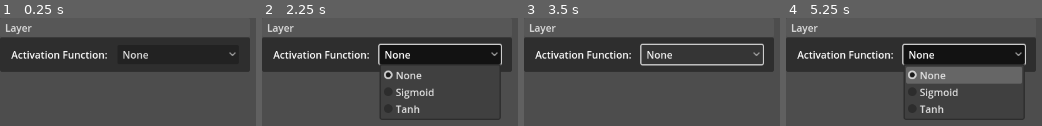
Above: before the commit, frames 1-4 (left to right).
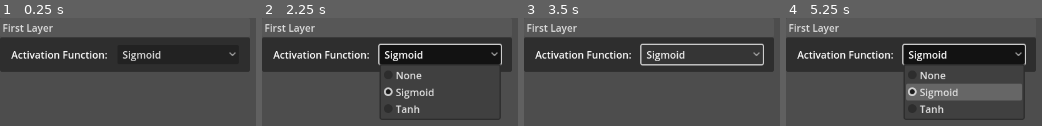
Above: after the commit, the same moments.

Repository: maktoobgar/neural_network
Game: Godot game, scene res://scenes/layer.tscn
The game is run twice, just before and just after one commit, with the same random seed, the same clock (stepped at 60 frames per second) and the same inputs. This scene is started directly instead of the project's main scene.
Inputs (mouse positions are in pixels of both pictures, inside the frame that each line leads up to):
- Up to frame 1 (0.25 s): no input
- Up to frame 2 (2.25 s): click (441, 54) at 0.5 s, where only the run before the commit has a clickable "None"; click (441, 54) at 1.25 s, where only the run after the commit has a clickable "Sigmoid"; click (441, 54) at 2 s, where only the run before the commit has a clickable "None"
- Up to frame 3 (3.5 s): click (703, 54) at 2.75 s, where only the run after the commit has a clickable "Sigmoid"
- Up to frame 4 (5.25 s): click (965, 54) at 3.5 s, where only the run before the commit has a clickable "None"; click (965, 54) at 4.25 s, where only the run after the commit has a clickable "Sigmoid"; tap Enter at 5 s

The runs differ from the first frame. In frame 1, 1.5% of the frame differs, in the area x 1-63%, y 5-40%; in frame 2, 1.9%; in frame 3, 1.5%; in frame 4, 14%, in the area x 1-93%, y 5-76%.

Commit message:
🎉 feat: input and output layers added

Diff:
--- a/scenes/global.gd
+++ b/scenes/global.gd
@@ -1,6 +1,7 @@
 @tool
 extends Node
 
+enum LayerType {NeuronsInput, NeuronsOutput, Neurons}
 var layers = {
 	0: "",
 	1: "First",
@@ -34,14 +35,24 @@
 
 func get_layer_name(num) -> String:
 	if num > 99:
-		return "Invalid number"
+		return "Invalid Number"
 	if num > 20:
-		return (layers.get((num/10)*10, "Invalid number") + " " + layers.get(num%10, "Invalid number") + " Layer").replace("  ", " ")
-	return layers.get(num, "Invalid number") + " Layer"
+		return (layers.get((num/10)*10, "Invalid Number") + " " + layers.get(num%10, "Invalid Number") + " Layer").replace("  ", " ")
+	return layers.get(num, "Invalid Number") + " Layer"
 
-func get_neuron_name(num) -> String:
+func get_input_output_layer_name(type: LayerType) -> String:
+	return LayerType.keys()[type].replace("Neurons", "") + " Layer"
+
+func get_input_output_name(num: int) -> String:
+	if num > 99:
+		return "99+"
+	if num > 20:
+		return (layers.get((num/10)*10, "Invalid Number") + " " + layers.get(num%10, "Invalid Number")).replace("  ", " ")
+	return layers.get(num, "Invalid Number")
+
+func get_neuron_name(num: int) -> String:
 	if num > 99:
 		return "99+ Neuron"
 	if num > 20:
-		return (layers.get((num/10)*10, "Invalid number") + " " + layers.get(num%10, "Invalid number") + " Neuron").replace("  ", " ")
-	return layers.get(num, "Invalid number") + " Neuron"
+		return (layers.get((num/10)*10, "Invalid Number") + " " + layers.get(num%10, "Invalid Number") + " Neuron").replace("  ", " ")
+	return layers.get(num, "Invalid Number") + " Neuron"
--- a/scenes/input.gd
+++ b/scenes/input_control.gd
@@ -3,6 +3,7 @@
 
 class_name InputControl
 
+@export var value: String = "" : set = _set_value, get = _get_value
 @export var text: String = "" : set = _set_text, get = _get_text
 @export var options: Array[String] = []
 @export var with_label: bool = true : set = _set_with_label, get = _get_with_label
@@ -16,7 +17,6 @@
 @export var force_max: bool = false
 @export_enum("Text", "OptionButton") var input_type: String = "Text" : set = _set_type, get = _get_type
 
-var value: String = "" : set = _set_value, get = _get_value
 var input: Control = null
 
 signal text_changed(inputControl: InputControl)
@@ -38,7 +38,14 @@
 		_make_current_input(optionButton)
 		optionButton.item_selected.connect(_item_selected)
 		if initial_value != "":
-			optionButton.selected = int(initial_value)
+			if initial_value.is_valid_int():
+				input.selected = int(initial_value)
+			else:
+				for i in range(len(options)):
+					if options[i] == initial_value:
+						input.selected = i
+		else:
+			input.selected = -1
 
 func _ready() -> void:
 	create_input_control(input_type)
@@ -71,7 +78,7 @@
 	return with_label
 
 func _set_editable(value: bool) -> void:
-	if !input:
+	if !self.is_node_ready():
 		await self.ready
 	if input_type == "OptionButton":
 		input.disabled = !value
@@ -86,8 +93,19 @@
 	return false
 
 func _set_value(value: String) -> void:
+	if !self.is_node_ready():
+		await self.ready
 	if input_type == "Text":
 		input.text = value
+	if input_type == "OptionButton":
+		if value == "":
+			input.selected = 0
+		if value.is_valid_int():
+			input.selected = int(value)
+		else:
+			for i in range(len(options)):
+				if options[i] == value:
+					input.selected = i
 
 func _get_value() -> String:
 	if input_type == "Text":
--- a/scenes/input.tscn
+++ b/scenes/input_control.tscn
@@ -1,12 +1,12 @@
 [gd_scene load_steps=2 format=3 uid="uid://hv6abr45mo66"]
 
-[ext_resource type="Script" path="res://scenes/input.gd" id="1_s3hrh"]
+[ext_resource type="Script" path="res://scenes/input_control.gd" id="1_j2sb5"]
 
 [node name="Input" type="HBoxContainer"]
 offset_right = 267.0
 offset_bottom = 23.0
 theme_override_constants/separation = 10
-script = ExtResource("1_s3hrh")
+script = ExtResource("1_j2sb5")
 editable = true
 
 [node name="Label" type="Label" parent="."]
--- /dev/null
+++ b/scenes/input_output.gd
@@ -0,0 +1,22 @@
+@tool
+extends GraphNode
+
+class_name InputOutput
+
+var id: int: set = _set_id, get = _get_id
+var value: float: set = _set_value, get = _get_value
+
+func _set_id(value: int) -> void:
+	self.title = Global.get_input_output_name(value + 1)
+	id = value
+
+func _get_id() -> int:
+	return id
+
+func _set_value(value: float) -> void:
+	if !self.is_node_ready():
+		await self.ready
+	%Value.text = value
+
+func _get_value() -> float:
+	return float(%Value.text)
--- /dev/null
+++ b/scenes/input_output.tscn
@@ -0,0 +1,29 @@
+[gd_scene load_steps=3 format=3 uid="uid://b52mxyix8ftrk"]
+
+[ext_resource type="Script" path="res://scenes/input_output.gd" id="1_8wokr"]
+[ext_resource type="PackedScene" uid="uid://hv6abr45mo66" path="res://scenes/input_control.tscn" id="2_8ib15"]
+
+[node name="InputOutput" type="GraphNode"]
+slot/0/left_enabled = false
+slot/0/left_type = 0
+slot/0/left_color = Color(1, 1, 1, 1)
+slot/0/left_icon = null
+slot/0/right_enabled = false
+slot/0/right_type = 0
+slot/0/right_color = Color(1, 1, 1, 1)
+slot/0/right_icon = null
+slot/0/draw_stylebox = true
+script = ExtResource("1_8wokr")
+
+[node name="ValuesContainer" type="VBoxContainer" parent="."]
+unique_name_in_owner = true
+layout_mode = 2
+size_flags_vertical = 3
+theme_override_constants/separation = 10
+
+[node name="Value" parent="ValuesContainer" instance=ExtResource("2_8ib15")]
+unique_name_in_owner = true
+layout_mode = 2
+value = "0"
+text = "Value:"
+force_float = true
--- /dev/null
+++ b/scenes/input_output_layer.gd
@@ -0,0 +1,51 @@
+@tool
+extends GraphNode
+
+class_name InputOutputLayer
+
+@export var layer_type: Global.LayerType = 0: get = _get_layer_type, set = _set_layer_type
+@export var inputs_outputs_count: int = 0: get = _get_inputs_outputs_count, set = _set_inputs_outputs_count
+
+var inputs_outputs: Array[InputOutput] = []
+
+func _get_layer_type() -> Global.LayerType:
+	return layer_type
+
+func _set_layer_type(value: Global.LayerType) -> void:
+	for i in range(self.get_child_count()):
+		self.get_child(i).set_meta("layer_type", value)
+		if value == Global.LayerType.NeuronsInput:
+			self.set_slot(i, false, 0, Color("#2b9900"), true, 0, Color("#00a7ec"))
+		elif value == Global.LayerType.NeuronsOutput:
+			self.set_slot(i, true, 0, Color("#2b9900"), false, 0, Color("#00a7ec"))
+	self.title = Global.get_input_output_layer_name(value)
+	layer_type = value
+
+func _get_inputs_outputs_count() -> int:
+	return inputs_outputs_count
+
+func _set_inputs_outputs_count(value: int) -> void:
+	if !self.is_node_ready():
+		await self.ready
+	value = max(value, 0)
+	var children_count = self.get_child_count() - 1
+	for i in range(value):
+		if children_count >= i:
+			continue
+		var input_output: InputOutput = SceneManager.create_scene_instance("input_output")
+		inputs_outputs.append(input_output)
+		input_output.set_meta("layer_type", layer_type)
+		input_output.id = i
+		if layer_type == Global.LayerType.NeuronsInput:
+			self.set_slot(i, false, 0, Color("#2b9900"), true, 0, Color("#00a7ec"))
+		elif layer_type == Global.LayerType.NeuronsOutput:
+			self.set_slot(i, true, 0, Color("#2b9900"), false, 0, Color("#00a7ec"))
+		self.add_child(input_output)
+
+	var difference = self.get_child_count() - value
+	for i in range(difference):
+		inputs_outputs.pop_back().queue_free()
+	inputs_outputs_count = value
+
+func _ready():
+	self.title = Global.get_input_output_layer_name(layer_type)
--- /dev/null
+++ b/scenes/input_output_layer.tscn
@@ -0,0 +1,37 @@
+[gd_scene load_steps=2 format=3 uid="uid://ci7psxy71v02s"]
+
+[ext_resource type="Script" path="res://scenes/input_output_layer.gd" id="1_tqx1j"]
+
+[node name="InputOutputLayer" type="GraphNode"]
+theme_override_constants/separation = 15
+title = "Output Layer"
+slot/0/left_enabled = true
+slot/0/left_type = 0
+slot/0/left_color = Color(0.168627, 0.6, 0, 1)
+slot/0/left_icon = null
+slot/0/right_enabled = false
+slot/0/right_type = 0
+slot/0/right_color = Color(0, 0.654902, 0.92549, 1)
+slot/0/right_icon = null
+slot/0/draw_stylebox = true
+slot/1/left_enabled = true
+slot/1/left_type = 0
+slot/1/left_color = Color(0.168627, 0.6, 0, 1)
+slot/1/left_icon = null
+slot/1/right_enabled = false
+slot/1/right_type = 0
+slot/1/right_color = Color(0, 0.654902, 0.92549, 1)
+slot/1/right_icon = null
+slot/1/draw_stylebox = true
+slot/2/left_enabled = true
+slot/2/left_type = 0
+slot/2/left_color = Color(0.168627, 0.6, 0, 1)
+slot/2/left_icon = null
+slot/2/right_enabled = false
+slot/2/right_type = 0
+slot/2/right_color = Color(0, 0.654902, 0.92549, 1)
+slot/2/right_icon = null
+slot/2/draw_stylebox = true
+script = ExtResource("1_tqx1j")
+layer_type = 1
+inputs_outputs_count = 3
--- a/scenes/layer.gd
+++ b/scenes/layer.gd
@@ -1,7 +1,7 @@
 @tool
 extends GraphNode
 
-@export var layer_number: int: get = _get_layer_number, set = _set_layer_number
+@export var layer_number: int = 1: get = _get_layer_number, set = _set_layer_number
 @export var neurons_count: int: get = _get_neurons_count, set = _set_neurons_count
 
 var neurons: Array[Neuron] = []
@@ -10,6 +10,8 @@
 	return layer_number
 
 func _set_layer_number(value: int) -> void:
+	if !self.is_node_ready():
+		await self.ready
 	self.title = Global.get_layer_name(value)
 	layer_number = value
 
@@ -17,6 +19,8 @@
 	return neurons_count
 
 func _set_neurons_count(value: int) -> void:
+	if !self.is_node_ready():
+		await self.ready
 	value = max(value, 0)
 	var children_count = max(self.get_child_count() - 2, -1)
 	for i in range(value):
@@ -24,8 +28,10 @@
 			continue
 		var neuron: Neuron = SceneManager.create_scene_instance("neuron")
 		neurons.append(neuron)
-		neuron.set_meta("layer", layer_number)
+		neuron.set_meta("layer_number", layer_number)
+		neuron.set_meta("layer_type", Global.LayerType.Neurons)
 		neuron.id = i
+		neuron.activation_function = %ActivationFunction.value
 		self.set_slot(i + 1, true, 0, Color("#2b9900"), true, 0, Color("#00a7ec"))
 		self.add_child(neuron)
 
@@ -36,3 +42,10 @@
 
 func _ready():
 	self.title = Global.get_layer_name(layer_number)
+
+func _on_activation_function_item_selected(inputControl: InputControl):
+	for i in range(self.get_child_count()):
+		if i == 0:
+			continue
+		var neuron: Neuron = self.get_child(i)
+		neuron.activation_function = inputControl.value
--- a/scenes/layer.tscn
+++ b/scenes/layer.tscn
@@ -1,12 +1,12 @@
 [gd_scene load_steps=3 format=3 uid="uid://ss8fml4si282"]
 
 [ext_resource type="Script" path="res://scenes/layer.gd" id="1_3bi70"]
-[ext_resource type="PackedScene" uid="uid://hv6abr45mo66" path="res://scenes/input.tscn" id="2_kcbq1"]
+[ext_resource type="PackedScene" uid="uid://hv6abr45mo66" path="res://scenes/input_control.tscn" id="2_kcbq1"]
 
 [node name="Layer" type="GraphNode"]
 custom_minimum_size = Vector2(400, 0)
 theme_override_constants/separation = 15
-title = " Layer"
+title = "First Layer"
 slot/0/left_enabled = false
 slot/0/left_type = 0
 slot/0/left_color = Color(0.168627, 0.6, 0, 1)
@@ -22,7 +22,12 @@
 layout_mode = 2
 
 [node name="ActivationFunction" parent="Menu" instance=ExtResource("2_kcbq1")]
+unique_name_in_owner = true
 layout_mode = 2
+value = "Sigmoid"
 text = "Activation Function:"
 options = Array[String](["None", "Sigmoid", "Tanh"])
+initial_value = "0"
 input_type = "OptionButton"
+
+[connection signal="item_selected" from="Menu/ActivationFunction" to="." method="_on_activation_function_item_selected"]
--- a/scenes/main.tscn
+++ b/scenes/main.tscn
@@ -1,6 +1,6 @@
 [gd_scene load_steps=3 format=3 uid="uid://ini601lpdqfe"]
 
-[ext_resource type="PackedScene" uid="uid://hv6abr45mo66" path="res://scenes/input.tscn" id="1_tlwrc"]
+[ext_resource type="PackedScene" uid="uid://hv6abr45mo66" path="res://scenes/input_control.tscn" id="1_tlwrc"]
 [ext_resource type="Script" path="res://scenes/manager.gd" id="1_ub3ly"]
 
 [node name="Control" type="Control"]
@@ -66,6 +66,7 @@
 [node name="InputCount" parent="Panel/CornerMargins/MainSpliterContainer/Sidebar/SidebarContentContainer/ScrollContainer/Margin/Controls" instance=ExtResource("1_tlwrc")]
 unique_name_in_owner = true
 layout_mode = 2
+value = "0"
 text = "Inputs Count:"
 initial_value = "0"
 force_int = true
@@ -74,6 +75,7 @@
 [node name="LearningRate" parent="Panel/CornerMargins/MainSpliterContainer/Sidebar/SidebarContentContainer/ScrollContainer/Margin/Controls" instance=ExtResource("1_tlwrc")]
 unique_name_in_owner = true
 layout_mode = 2
+value = "0"
 text = "Learning Rate:"
 initial_value = "0"
 force_float = true
@@ -84,6 +86,7 @@
 [node name="Epoch" parent="Panel/CornerMargins/MainSpliterContainer/Sidebar/SidebarContentContainer/ScrollContainer/Margin/Controls" instance=ExtResource("1_tlwrc")]
 unique_name_in_owner = true
 layout_mode = 2
+value = "0"
 text = "Epoch:"
 initial_value = "0"
 force_int = true
@@ -92,13 +95,16 @@
 [node name="ActivationFunction" parent="Panel/CornerMargins/MainSpliterContainer/Sidebar/SidebarContentContainer/ScrollContainer/Margin/Controls" instance=ExtResource("1_tlwrc")]
 unique_name_in_owner = true
 layout_mode = 2
+value = "None"
 text = "Activation Function:"
 options = Array[String](["None", "Sigmoid", "Tanh"])
+initial_value = "0"
 input_type = "OptionButton"
 
 [node name="LayersCount" parent="Panel/CornerMargins/MainSpliterContainer/Sidebar/SidebarContentContainer/ScrollContainer/Margin/Controls" instance=ExtResource("1_tlwrc")]
 unique_name_in_owner = true
 layout_mode = 2
+value = "0"
 text = "Layers Count:"
 initial_value = "0"
 force_int = true
--- a/scenes/neuron.gd
+++ b/scenes/neuron.gd
@@ -6,6 +6,7 @@
 var id: int: set = _set_id, get = _get_id
 var net: float: set = _set_net, get = _get_net
 var output: float: set = _set_output, get = _get_output
+var activation_function: String: set = _set_activation_function, get = _get_activation_function
 
 func _set_id(value: int) -> void:
 	self.title = Global.get_neuron_name(value + 1)
@@ -26,6 +27,12 @@
 func _get_output() -> float:
 	return float(%Output.value)
 
+func _set_activation_function(value: String) -> void:
+	%ActivationFunction.value = value
+
+func _get_activation_function() -> String:
+	return %ActivationFunction.value
+
 func _on_close_request():
 	%Details.visible = true
 	%ValuesContainer.visible = false
--- a/scenes/neuron.tscn
+++ b/scenes/neuron.tscn
@@ -1,7 +1,7 @@
 [gd_scene load_steps=3 format=3 uid="uid://c2qvx4h0jtne0"]
 
 [ext_resource type="Script" path="res://scenes/neuron.gd" id="1_vhq5r"]
-[ext_resource type="PackedScene" uid="uid://hv6abr45mo66" path="res://scenes/input.tscn" id="1_vth81"]
+[ext_resource type="PackedScene" uid="uid://hv6abr45mo66" path="res://scenes/input_control.tscn" id="1_vth81"]
 
 [node name="Neuron" type="GraphNode"]
 custom_minimum_size = Vector2(400, 0)
@@ -39,6 +39,7 @@
 [node name="ActivationFunction" parent="ValuesContainer" instance=ExtResource("1_vth81")]
 unique_name_in_owner = true
 layout_mode = 2
+value = "Tanh"
 text = "Activation Function:"
 options = Array[String](["None", "Sigmoid", "Tanh"])
 input_type = "OptionButton"
@@ -46,16 +47,16 @@
 [node name="Net" parent="ValuesContainer" instance=ExtResource("1_vth81")]
 unique_name_in_owner = true
 layout_mode = 2
+value = "0"
 text = "Net:"
-editable = false
 initial_value = "0"
 force_float = true
 
 [node name="Output" parent="ValuesContainer" instance=ExtResource("1_vth81")]
 unique_name_in_owner = true
 layout_mode = 2
+value = "0"
 text = "Output:"
-editable = false
 initial_value = "0"
 force_float = true
 
--- a/scenes/scenes.gd
+++ b/scenes/scenes.gd
@@ -6,4 +6,4 @@
 #
 extends Node
 
-var scenes: Dictionary = {"_ignore_list":["res://addons"],"_sections":[],"input":{"sections":[],"settings":{"All":{"subsection":"","visibility":true}},"value":"res://scenes/input.tscn"},"layer":{"sections":[],"settings …(307 unchanged characters)…
+var scenes: Dictionary = {"_ignore_list":["res://addons"],"_sections":[],"input_control":{"sections":[],"settings":{"All":{"subsection":"","visibility":true}},"value":"res://scenes/input_control.tscn"},"input_output":{"sections":[],"settings":{"All":{"subsection":"","visibility":true}},"value":"res://scenes/input_output.tscn"},"input_output_layer":{"sections":[],"settings":{"All":{"subsection":"","visibility":true}},"value":"res://scenes/input_output_layer.tscn"},"layer":{"sections":[],"settings …(307 unchanged characters)…
Not shown, changed: CHANGELOG.md
